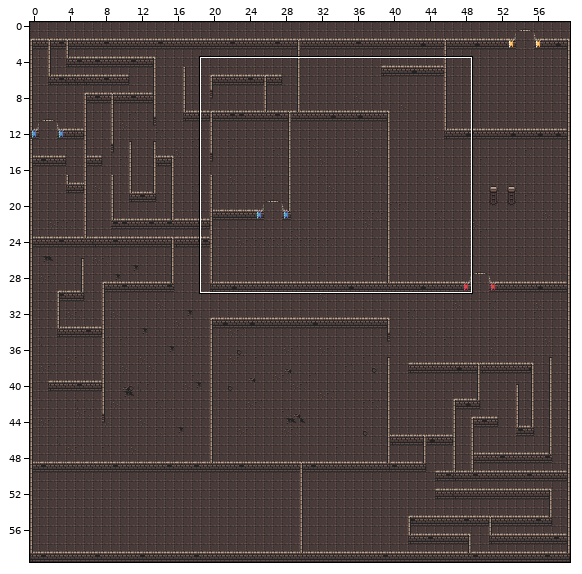
Tiled map: src/main/resources/assets/levels/tmx/level2.tmx. Above: a wide view before the commit, with the close-up outlined.
Close-up. Before:
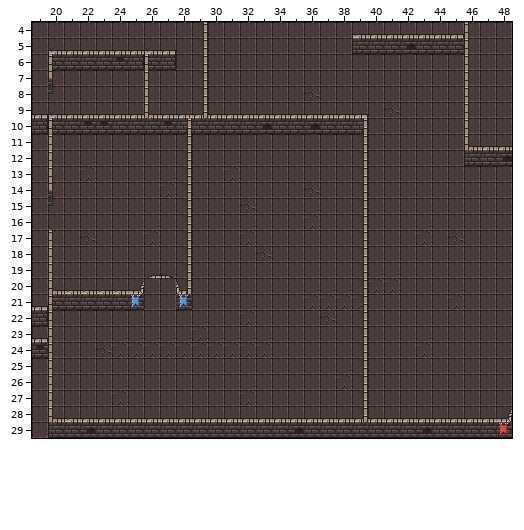
Cells are 16x16 px. Shown: x 19..48, y 4..29. The commit also changed other parts of the map, which this record leaves out.
The same view after the edit:
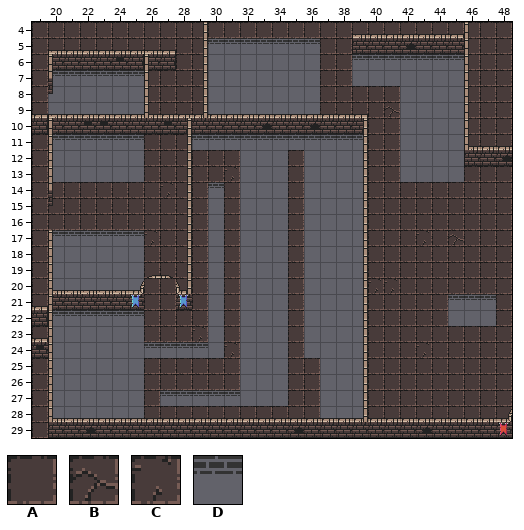
Key: from "tiles_spritesheet": A 129, B 130, C 131, D 262.
_ is an empty cell, . an unchanged one.
Difference:
--- layer "floor"
@@ x 20..47 @@
- 5 ..........AAAAAAA...........
- 6 ..........AAAAAAA..AAAAAAA..
- 7 AAAAAA....AAAAAAA..AAAAAAA..
- 8 AAAAAA....AAAAAAB.....AAAA..
- 9 AAAAAA....AAAAAAA.....AAAA..
-10 ......................AAAA..
-11 AAAAAA...AAAAAAAAAAA..AAAA..
-12 AAAAAA......AAA.AAAA..AAAA..
-13 AACAAA......AAA.AAAA..AAAA..
-14 ..........A.AAA.BAAA........
-15 ..........A.BAA.AAAA........
-16 ..........A.AAA.CAAA........
-17 AABAAA....A.CAA.AAAA........
-18 AAAAAA....A.ABA.AAAA........
-19 AAAAAA....A.AAA.AAAA........
-20 AAAAAA....A.AAA.AAAA........
-21 ..........A.AAA.CCCC.....CAA
-22 AAAAAA....A.CAA.ABAA.....AAA
-23 AAAAAA....A.AAA.AAAA........
-24 AAABCCCCCCC.CCA.AAAA........
-25 AAAAAA......AAA..AAA........
-26 AAAAAA......AAA..ACA........
-27 AAAACA.AAAAACAA..AAA........
-28 AAAAAA...........AAA........
+ 5 ..........DDDDDDD...........
+ 6 .........._______..DDDDDDD..
+ 7 DDDDDD...._______.._______..
+ 8 ______...._______.....____..
+ 9 ______...._______.....____..
+10 ......................____..
+11 DDDDDD...DDDDDDDDDDD..____..
+12 ______......___.____..____..
+13 ______......___.____..____..
+14 ..........D.___.____........
+15 .........._.___.____........
+16 .........._.___.____........
+17 DDDDDD...._.___.____........
+18 ______...._.___.____........
+19 ______...._.___.____........
+20 ______...._.___.____........
+21 .........._.___.____.....DDD
+22 DDDDDD...._.___.____.....___
+23 ______...._.___.____........
+24 ______DDDD_.___.____........
+25 ______......___..___........
+26 ______......___..___........
+27 ______.DDDDD___..___........
+28 ______...........___........
